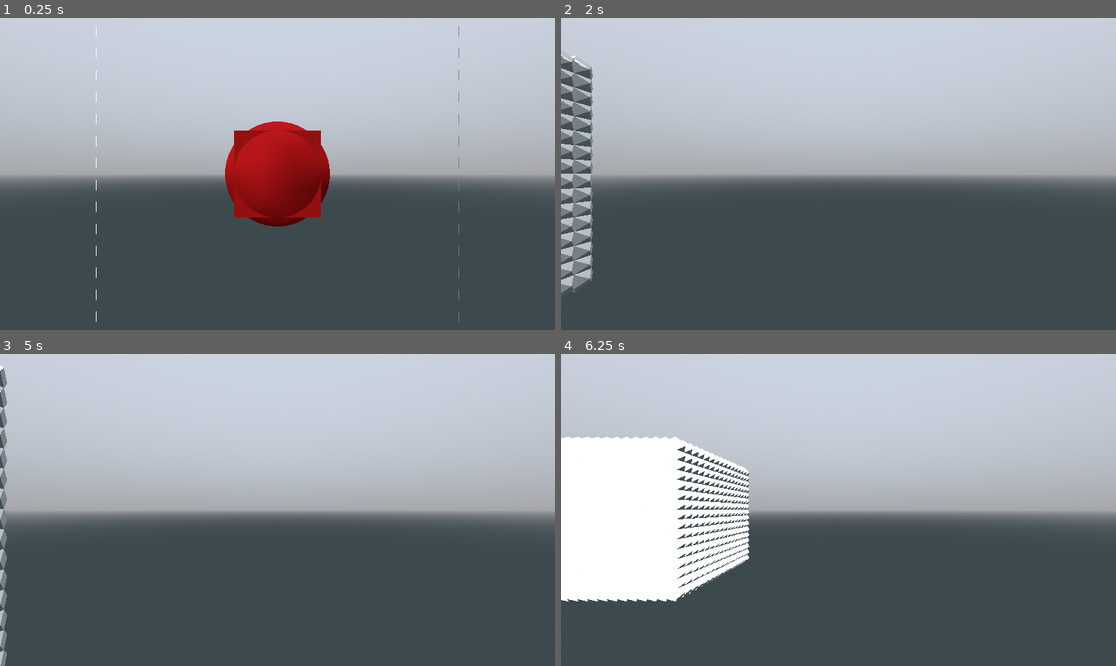
Above: before the commit, frames 1-4 (two rows, left to right).
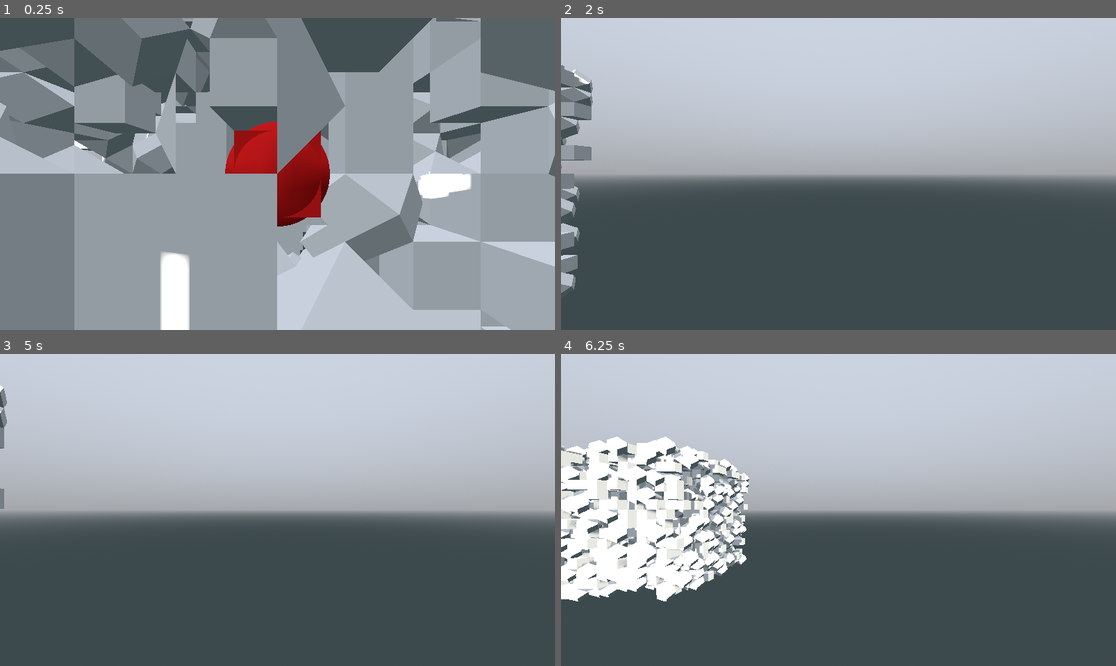
Above: after the commit, the same moments.

Repository: pixerhp/Hatchetflair
Game: Godot game, scene res://topscenes/gameplay_topscene.tscn
Same seed, same stepped clock (60 frames per second), same inputs: the game is played once before the commit and once after it.
Inputs (mouse positions are in pixels of both pictures, inside the frame that each line leads up to):
- Up to frame 1 (0.25 s): no input
- Up to frame 2 (2 s): move the mouse to (960, 158) at 0.52 s; hold D (move_right) 0.53-1.28 s; hold Shift (speed_faster) 0.53-1.28 s; click (960, 158) at 0.67 s; move the mouse to (727, 189) at 1.27 s; hold S (move_backwards) from 1.28 s (still down); tap Ctrl (speed_slower) at 1.35 s
- Up to frame 3 (5 s): move the mouse to (333, 441) at 2.02 s; release S (move_backwards) at 2.03 s; hold D (move_right) 2.03-2.78 s; hold Shift (speed_faster) 2.03-2.78 s; tap Enter at 2.75, 4.25 s; move the mouse to (249, 572) at 2.77 s; hold W (move_forwards) 2.78-3.53 s; tap Ctrl (speed_slower) at 2.85, 4.35 s; click (249, 572) at 2.92 s; tap Space (move_jump_up) at 3.5 s; move the mouse to (444, 556) at 3.52 s; hold Shift (speed_faster) 3.53-4.28 s; hold A (move_left) from 3.53 s (still down); move the mouse to (111, 463) at 4.27 s
- Up to frame 4 (6.25 s): move the mouse to (866, 510) at 5.02 s; release A (move_left) at 5.03 s; hold S (move_backwards) 5.03-5.78 s; hold Shift (speed_faster) 5.03-5.78 s; click (866, 510) at 5.17 s; move the mouse to (755, 432) at 5.77 s; hold D (move_right) from 5.78 s (still down); tap Ctrl (speed_slower) at 5.85 s

The runs differ from the first frame. In frame 1, 90% of the frame differs, in the area x 0-100%, y 0-100%; in frame 2, 2.7%; in frame 3, 0.7%; in frame 4, 7.0%.

Commit message:
Modify chunk randomization function

Diff:
--- a/scripts/tchunks_manager.gd
+++ b/scripts/tchunks_manager.gd
@@ -44,8 +44,13 @@
 	func randomize_tiles():
 		tile_shapes.fill(TILE_SHAPE.EMPTY)
 		for i in range(WU.TCHUNK_T):
-			if randi_range(0, 36) == 0:
-				tile_shapes[i] = TILE_SHAPE.TESS_CUBE
+			match randi_range(0, 6):
+				0:
+					tile_shapes[i] = TILE_SHAPE.TESS_CUBE
+				1:
+					tile_shapes[i] = TILE_SHAPE.TESS_RHOMBDO
+				_:
+					tile_shapes[i] = TILE_SHAPE.EMPTY
 
 	func unmesh():
 		mesh_instance_node.queue_free()
@@ -174,22 +179,7 @@
 
 func _ready():
 	var test_chunk: TChunk = TChunk.new()
-	test_chunk.tile_shapes.fill(TILE_SHAPE.TESS_RHOMBDO)
-	#test_chunk.randomize_tiles()
-
-	#test_chunk.tile_shapes[0] = TILE_SHAPE.TESS_RHOMBDO
-	#test_chunk.tile_shapes[1] = TILE_SHAPE.TESS_CUBE
-	#
-	#test_chunk.tile_shapes[4] = TILE_SHAPE.TESS_RHOMBDO
-	#test_chunk.tile_shapes[5] = TILE_SHAPE.TESS_RHOMBDO
-	#
-	#test_chunk.tile_shapes[7] = TILE_SHAPE.TESS_RHOMBDO
-	#test_chunk.tile_shapes[24] = TILE_SHAPE.TESS_RHOMBDO
-	#test_chunk.tile_shapes[9] = TILE_SHAPE.TESS_RHOMBDO
-	#test_chunk.tile_shapes[26] = TILE_SHAPE.TESS_RHOMBDO
-	#
-	#test_chunk.tile_shapes[32] = TILE_SHAPE.TESS_CUBE
-	#test_chunk.tile_shapes[49] = TILE_SHAPE.TESS_RHOMBDO
+	test_chunk.randomize_tiles()
 
 	test_chunk.generate_mesh()
 	add_child(test_chunk.mesh_instance_node)
